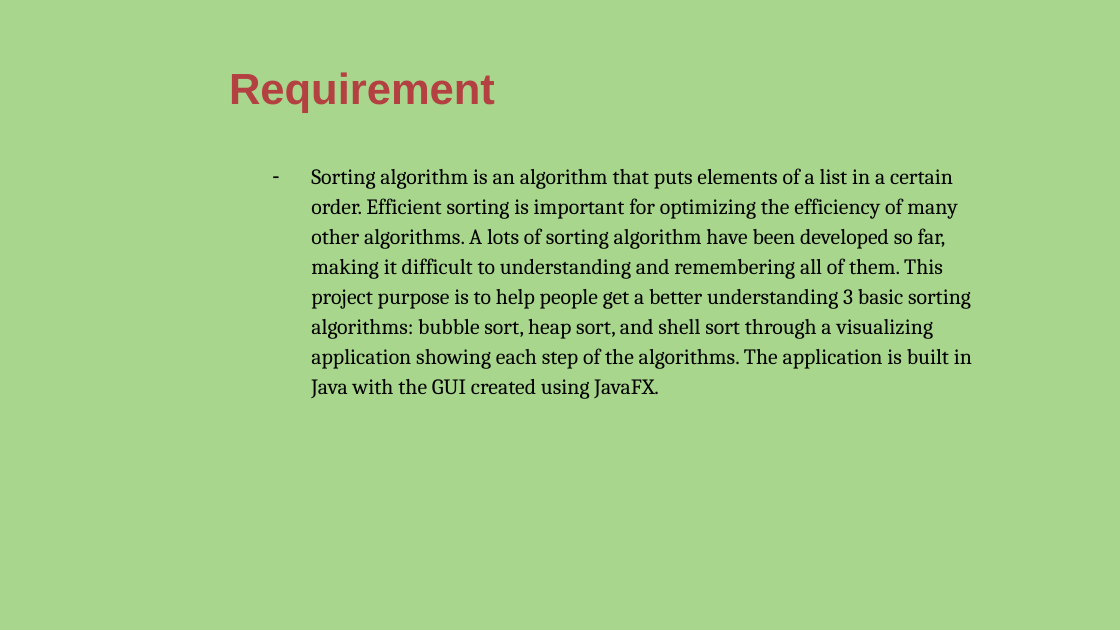
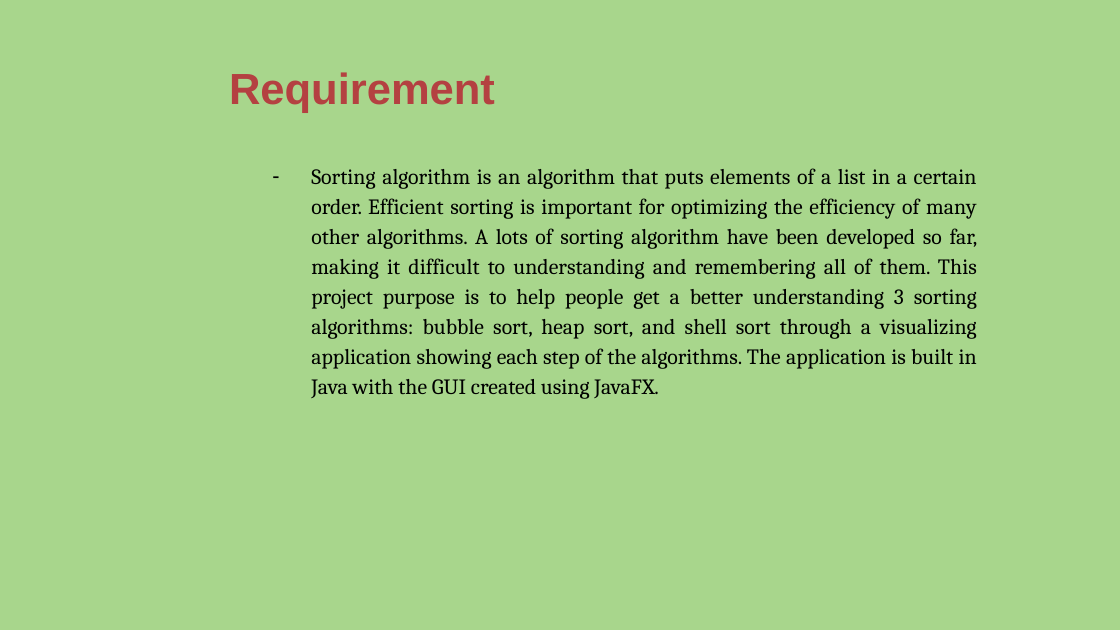
Before and after one commit to hwngngueyn/-OOLT.VN.20231-15, a slide deck: slide 2 of presentation/Presentation_OOP_team15.pptx. Drawn at 1120x630 pixels with LibreOffice and Linux fonts; fonts in the diff are those of the drawing; background and template pictures are left out. Boxes give left, top, right and bottom in pixels: in the first picture for what was removed or moved away, otherwise in the second. Text is boxed around its words. In the diff, an @@ line names an element or a change of style, - is before the commit and + after.

Commit message:
update slide

```diff
--- a/presentation/Presentation_OOP_team15.pptx
+++ b/presentation/Presentation_OOP_team15.pptx
@@ subtitle at (311, 168, 978, 399): text changed @@
-– Sorting algorithm is an algorithm that puts elements of a list in a certain order. Efficient sorting is important for optimizing the efficiency of many other algorithms. A lots of sorting algorithm have been developed so far, making it difficult to understanding and remembering all of them. This project purpose is to help people get a better understanding 3 basic sorting algorithms: bubble sort, heap sort, and shell sort through a visualizing application showing each step of the algorithms. The application is built in Java with the GUI created using JavaFX.
+– Sorting algorithm is an algorithm that puts elements of a list in a certain order. Efficient sorting is important for optimizing the efficiency of many other algorithms. A lots of sorting algorithm have been developed so far, making it difficult to understanding and remembering all of them. This project purpose is to help people get a better understanding 3 sorting algorithms: bubble sort, heap sort, and shell sort through a visualizing application showing each step of the algorithms. The application is built in Java with the GUI created using JavaFX.
```
Also in this commit, not shown: 3 other slides changed.
